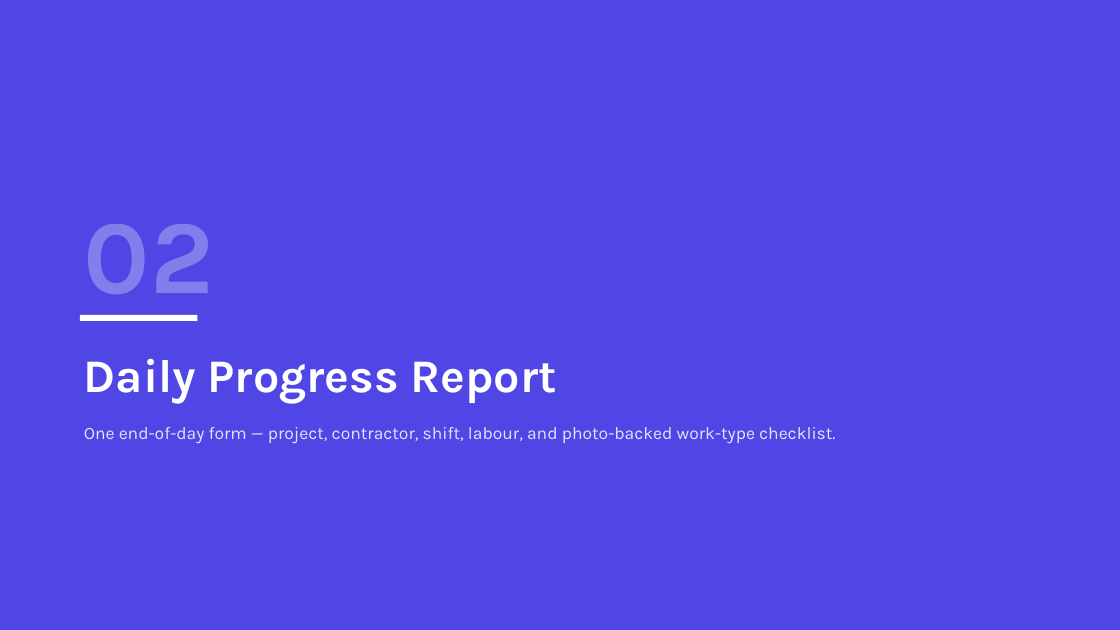
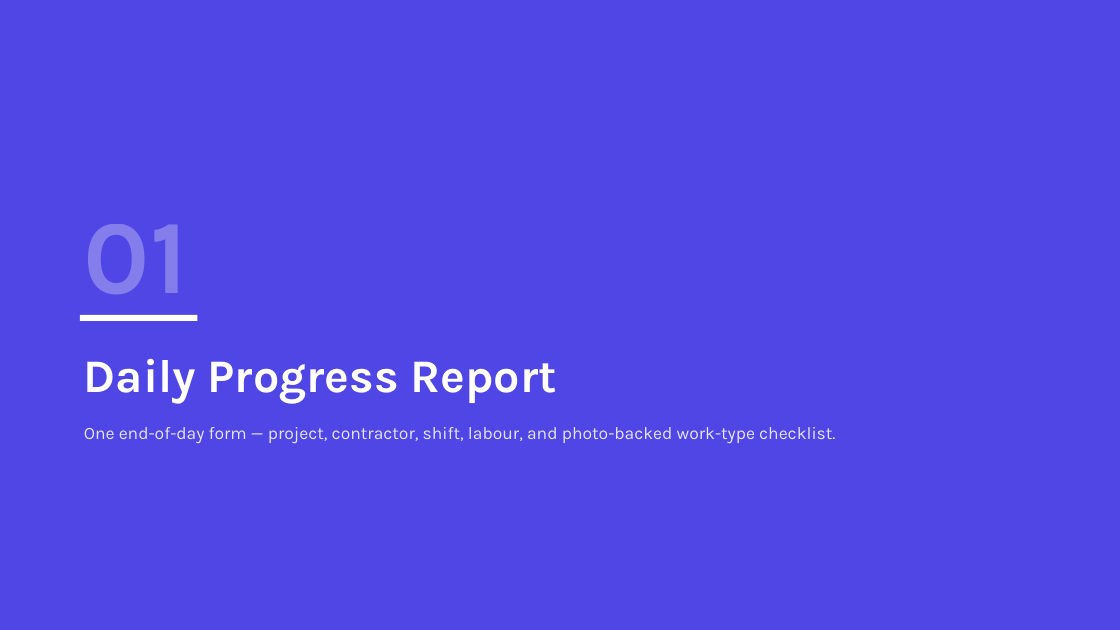
Before and after one commit to shipra-neoteric/VENDOR-BILLING-PORTAL, a slide deck: slide 3 of DRI_Dashboard_Overview.pptx (slide 5 before the commit). Drawn at 1120x630 pixels with LibreOffice and Linux fonts; fonts in the diff are those of the drawing. Boxes give left, top, right and bottom in pixels: in the first picture for what was removed or moved away, otherwise in the second. Text is boxed around its words. In the diff, an @@ line names an element or a change of style, - is before the commit and + after.

```diff
--- a/DRI_Dashboard_Overview.pptx
+++ b/DRI_Dashboard_Overview.pptx
@@ text at (x1=84, y1=224, x2=188, y2=319): text changed @@
-02
+01
```
Also in this commit, not shown: 11 other slides changed, 2 slides removed.
